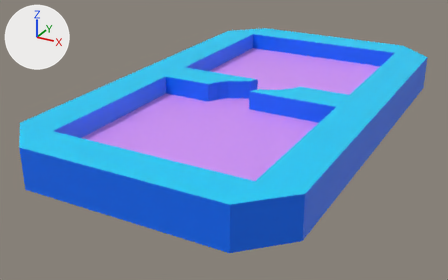
The Blender file _assets_src/tables/beyond_classic/table-beyondclassic-01.blend: old version first, new version second.
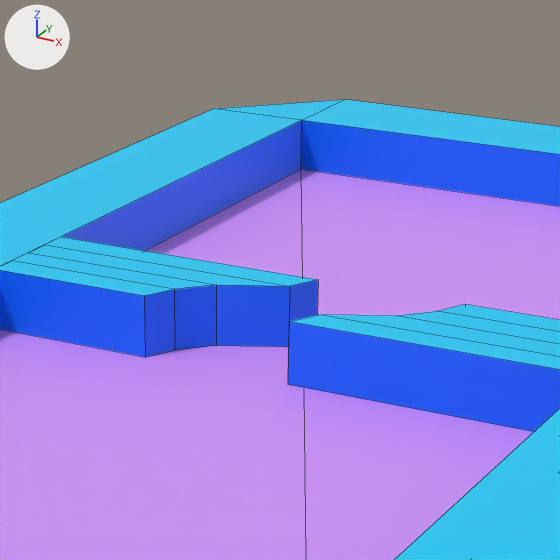
Each version appears first whole from a 50 mm camera at (13.93, -28.62, 12.72) aimed at (-1.01, -1.46, -0.86), and next in a close-up on the part from 37% to 73% of the width and 0% to 57% of the height. Every picture has the same lights, and +X, +Y and +Z are marked at upper left. The close-ups show mesh edges as thin lines. Objects named as collision shapes, trigger or cutter boxes, shadow casters or lower levels of detail are left out.

Script lines for the objects in view, before the commit:
```python
me_table = bpy.data.meshes.new('Table')
me_table.from_pydata(...)  # 64 vertices, 56 faces; spans x -7.0..7.0, y -12.0..12.0, z 0.0..2.0
me_table.materials.append(mat_table_classic_placeholder)  # picture img_table_classic_tex
ob_table_beyondclassic = bpy.data.objects.new('Table_BeyondClassic', me_table)
ob_table_beyondclassic.location = (0.0, 0.0, 0.0)
```
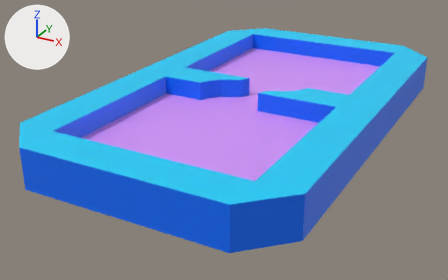
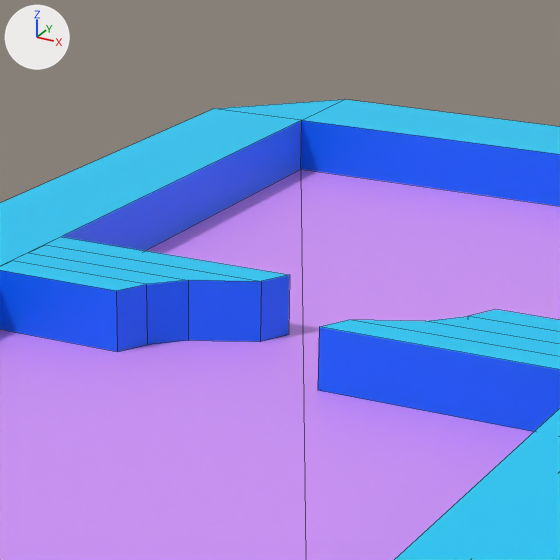
Commit message: BeyondClassic tweak

Boxes [x1, y1, x2, y2] around the edits, measured in the close-ups (560 x 560 px; the box of a moved part takes in the faces that stretch with it):
part 1 of me_table, moved or reshaped: before [0, 237, 318, 357]; after [0, 237, 290, 352]
part 2 of me_table, moved or reshaped: before [288, 304, 560, 432]; after [318, 310, 560, 432]

The change, as a diff of the scene's bpy script:
```diff
--- a/_assets_src/tables/beyond_classic/table-beyondclassic-01.blend.py
+++ b/_assets_src/tables/beyond_classic/table-beyondclassic-01.blend.py
@@ me_table @@
 me_table.from_pydata(...)  # 64 vertices, 56 faces; spans x -7.0..7.0, y -12.0..12.0, z 0.0..2.0
 # used by ob_table_beyondclassic; location = (0.0, 0.0, 0.0)
+# me_table part 1: all 10 vertices in x -2.2..-0.2, y -1.0..1.0, z 1.0..2.0 are moved by (-0.5, 0.0, 0.0)
+# me_table part 2: all 10 vertices in x 0.2..2.2, y -1.0..1.0, z 1.0..2.0 are moved by (0.5, 0.0, 0.0)
 me_table.materials.append(mat_table_classic_placeholder)
```
